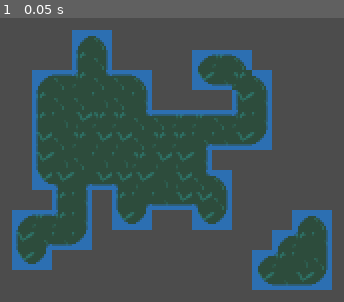
Above: before the commit, frame 1.
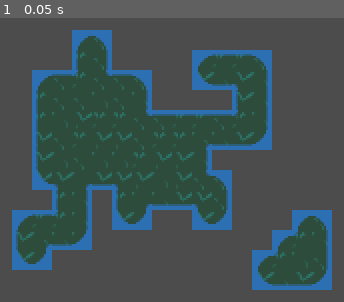
Above: after the commit, the same moment.

Repository: deengames-prototypes/gemlord
Game: Godot game, scene res://TestMap.tscn
The game is run twice, just before and just after one commit, with the same random seed, the same clock (stepped at 60 frames per second) and the same inputs. The project has no main scene, so this scene is started directly.
Inputs:
- Up to frame 1 (0.05 s): no input

The runs differ from the first frame. In frame 1, 0.9% of the frame differs, in the area x 67-80%, y 11-26%.

Commit message:
New tilemap; works

Diff:
--- a/source/TestMap.tscn
+++ b/source/TestMap.tscn
@@ -8,4 +8,4 @@
 tile_set = ExtResource( 1 )
 cell_size = Vector2( 16, 16 )
 format = 1
-tile_data = PoolIntArray( 65540, 0, 0, 65541, 0, 5, 131076, 0, 131072, 131077, 0, 262149, 131082, 0, 0, 131083, 0, 4, 131084, 0, 5, 196610, 0, 0, 196611, 0, 1, 196612, 0, 262152, 196613, 0, 262151, 196614, 0, 1, 196615, 0, 5, 196618, 0, 327680, 196619, 0, 327683, 196620, 0, 131074, 196621, 0, 5, 262146, 0, 262144, 262147, 0, 262153,  …(1493 unchanged characters)…
+tile_data = PoolIntArray( 65540, 0, 0, 65541, 0, 5, 131076, 0, 131072, 131077, 0, 262149, 131082, 0, 0, 131083, 0, 4, 131084, 0, 4, 131085, 0, 5, 196610, 0, 0, 196611, 0, 1, 196612, 0, 262152, 196613, 0, 262151, 196614, 0, 1, 196615, 0, 5, 196618, 0, 327680, 196619, 0, 327683, 196620, 0, 327686, 196621, 0, 196613, 262146, 0, 262144, 262147, 0, 262153,  …(1493 unchanged characters)…
